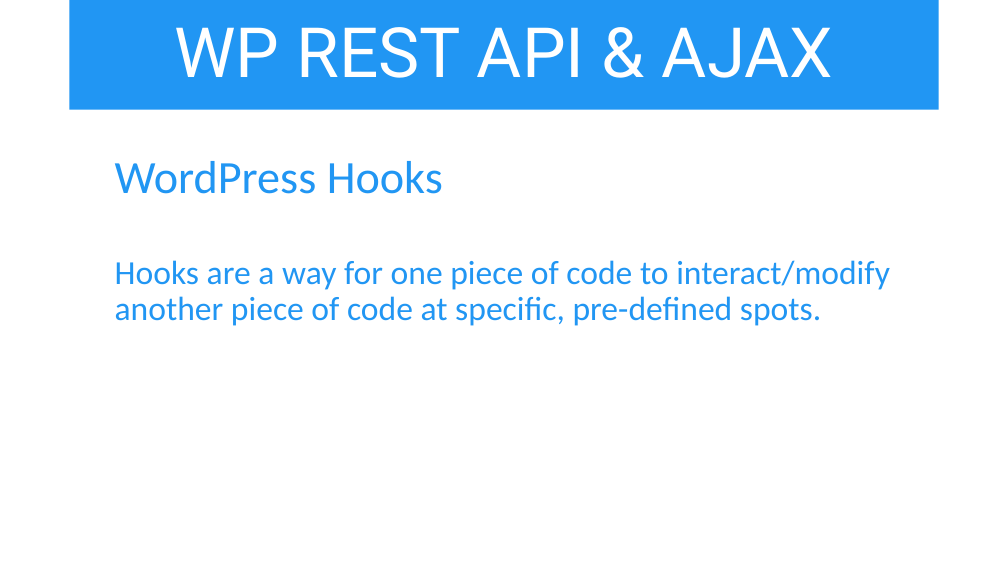
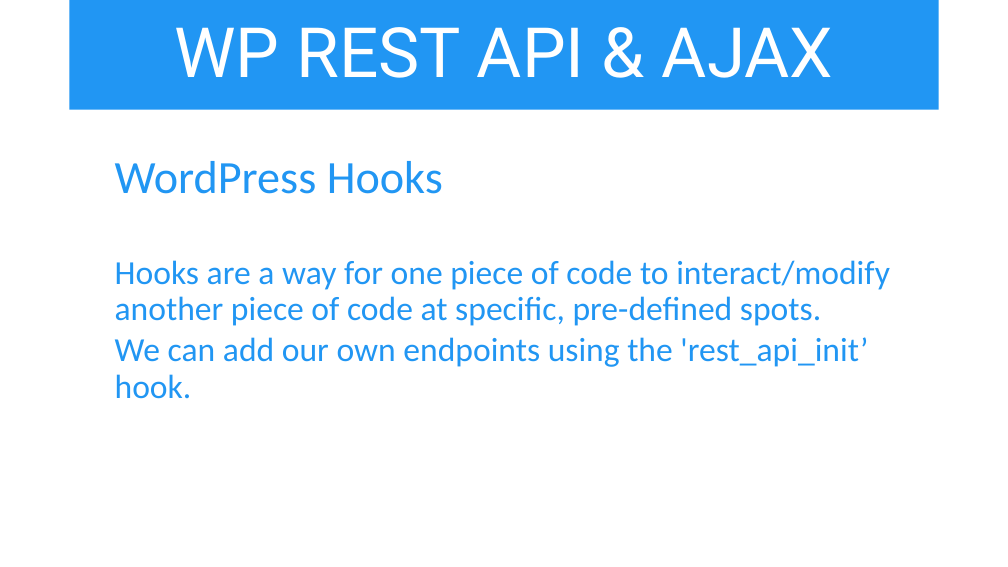
Before and after one commit to iwswordpress/rest, a slide deck: slide 11 of rest-api-workshop.pptx (slide 12 before the commit). Drawn at 1008x567 pixels with LibreOffice and Linux fonts; fonts in the diff are those of the drawing. Boxes give left, top, right and bottom in pixels: in the first picture for what was removed or moved away, otherwise in the second. Text is boxed around its words. In the diff, an @@ line names an element or a change of style, - is before the commit and + after.

```diff
--- a/rest-api-workshop.pptx
+++ b/rest-api-workshop.pptx
@@ text at bbox=[115, 337, 868, 399]: paragraph added @@
+  We can add our own endpoints using the 'rest_api_init’ hook.
```
Also in this commit, not shown: 5 other slides changed, 1 slide removed, 8 other files.
